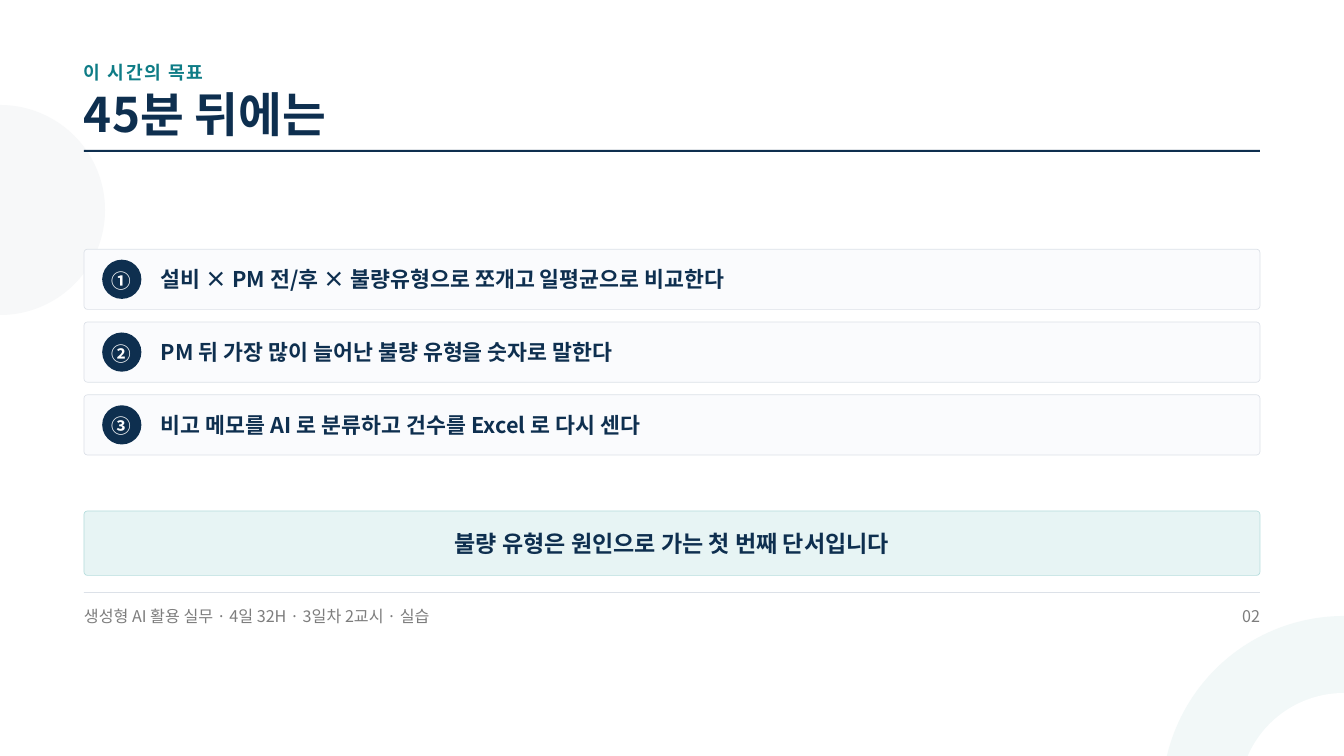
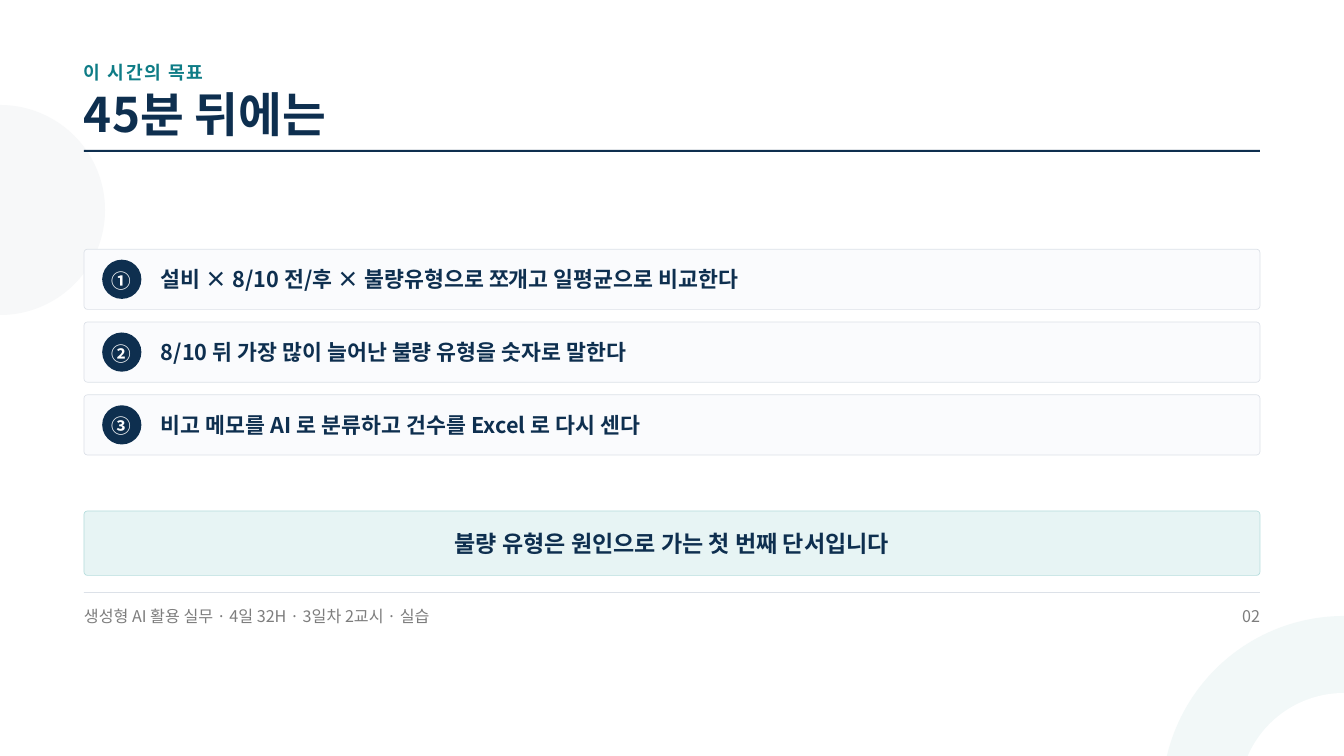
Before and after one commit to aebonlee/materials, a slide deck: slide 2 of knf/decks/d3p2.pptx. Drawn at 1344x756 pixels with LibreOffice and Linux fonts; fonts in the diff are those of the drawing. Boxes give left, top, right and bottom in pixels: in the first picture for what was removed or moved away, otherwise in the second. Text is boxed around its words. In the diff, an @@ line names an element or a change of style, - is before the commit and + after.

```diff
--- a/knf/decks/d3p2.pptx
+++ b/knf/decks/d3p2.pptx
@@ text at (161,268,739,291): text changed @@
-설비 × PM 전/후 × 불량유형으로 쪼개고 일평균으로 비교한다
+설비 × 8/10 전/후 × 불량유형으로 쪼개고 일평균으로 비교한다
@@ text at (161,341,626,364): text changed @@
-PM 뒤 가장 많이 늘어난 불량 유형을 숫자로 말한다
+8/10 뒤 가장 많이 늘어난 불량 유형을 숫자로 말한다
```
Also in this commit, not shown: 6 other slides changed, 5 other files.
